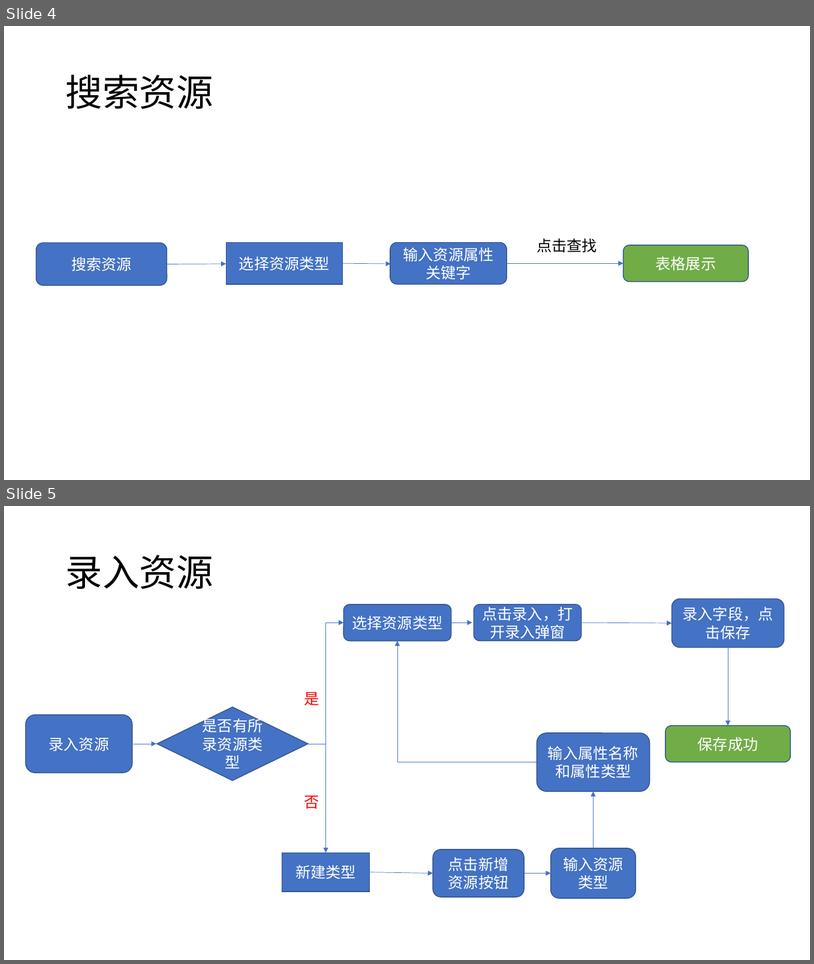
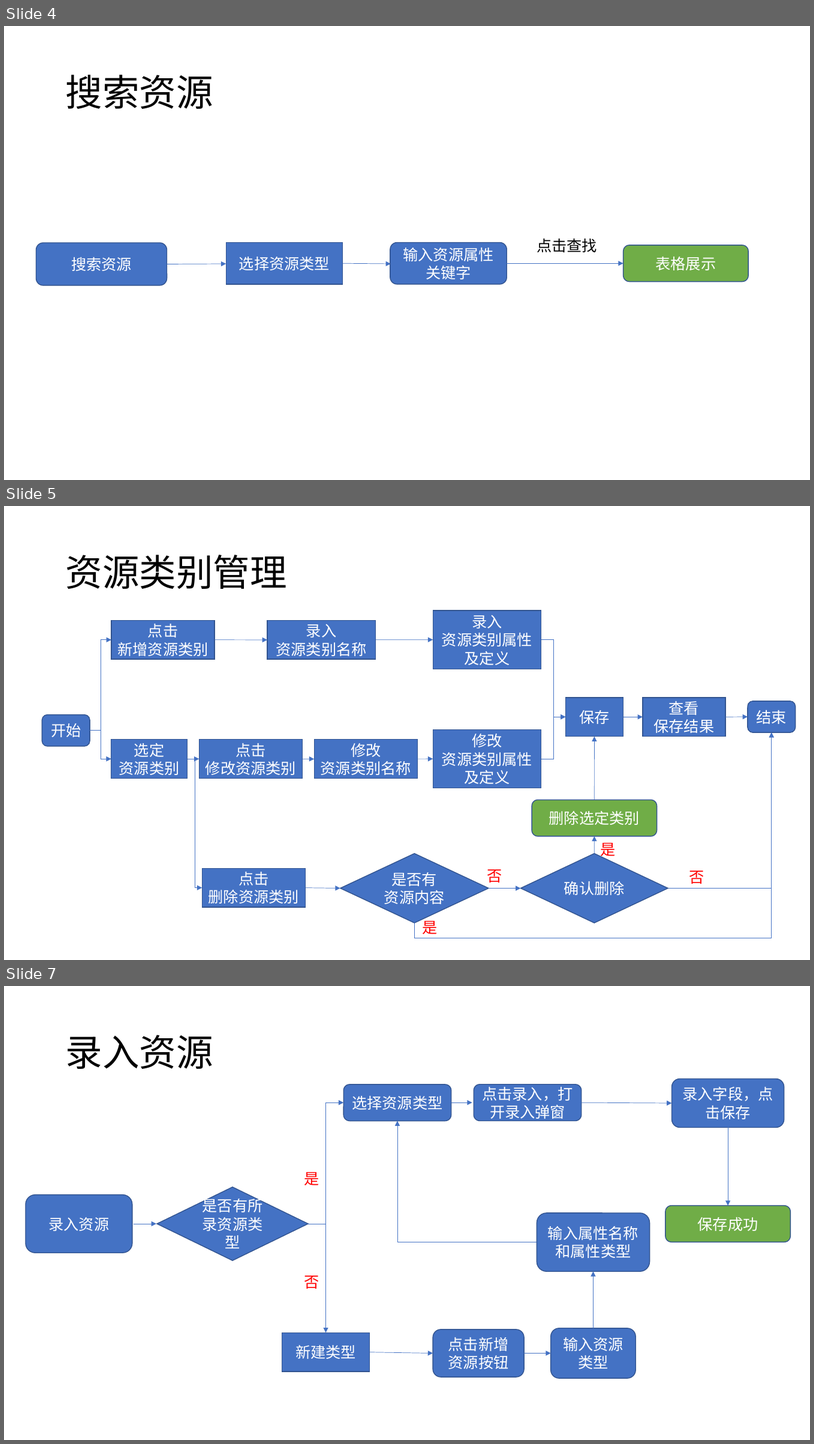
Before and after one commit to little-Fly/ArtviewResourceManagement, a slide deck: 01 Design/012 操作设计/天天意境PC端分功能操作流程.pptx. Shown one above the other, each under a label of ours: slides 4 and 5 before the commit, slides 4, 5 and 7 after it; the slides between them are not shown. The pictures are 814x964 and 814x1444 pixels, drawn with LibreOffice and Linux fonts; fonts in the diff are those of the drawing. Boxes give left, top, right and bottom in pixels: in the first picture for what was removed or moved away, otherwise in the second. Text is boxed around its words. In the diff, an @@ line names an element or a change of style, - is before the commit and + after.

Commit message:
修订
资源类别管理，资源内容管理

```diff
--- a/01 Design/012 操作设计/天天意境PC端分功能操作流程.pptx
+++ b/01 Design/012 操作设计/天天意境PC端分功能操作流程.pptx
@@ slide 5 added at <box>4,506,810,960</box>, background #FFFFFF @@
@@ title added at <box>65,555,287,589</box>, 44 pt, text #000000 @@
+资源类别管理
@@ group added at <box>42,610,796,938</box>: 11 arrows, 10 rectangles, 7 elbow arrows, 4 texts, 3 rounded rectangles, 2 diamonds @@
+开始
+是否有
+资源内容
+否
+点击
+新增资源类别
+录入
+资源类别名称
+录入
+资源类别属性及定义
+保存
+结束
+点击
+修改资源类别
+修改
+资源类别名称
+修改
+资源类别属性及定义
+查看
+保存结果
+选定
+资源类别
+点击
+删除资源类别
+确认删除
+是
+是
+否
+删除选定类别
@@ what was slide 5 is now slide 7 @@
```
Also in this commit, not shown: 1 other slide added.
